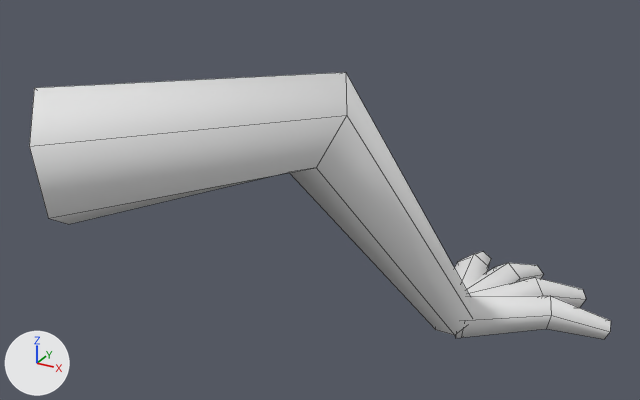
An edit to the FBX model unity/Assets/Art/Models/Sanshouuo_Leg1.fbx, drawn before and after from the same camera.
Camera for both pictures: a 50 mm lens placed at (0.862, -0.813, 0.432), pointed at (0.255, 0.292, -0.12). Every picture has the same lights, and +X, +Y and +Z are marked at lower left. The picture after the commit comes second. Mesh edges are drawn as thin lines. Where no turn or scale is listed for an object, it has been applied to the vertices.

The first picture shows 'Sanshouuo_Leg1'.
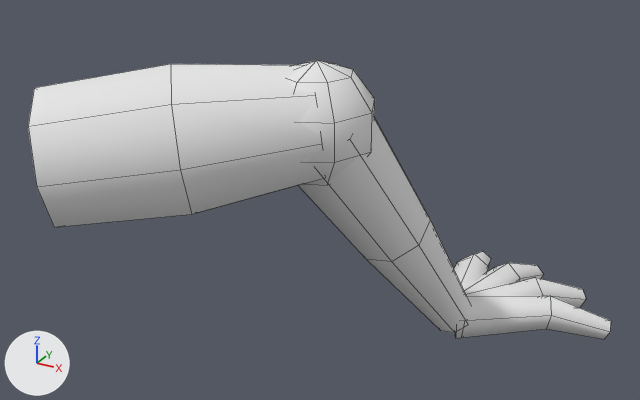
Scene script edits in JSON lines:
```json
{"block": "me_sanshouuo_leg1", "where": "# used by ob_sanshouuo_leg1; location = (0.0, 0.0, 0.0)"}
{"op": "remove", "block": "me_sanshouuo_leg1", "code": "me_sanshouuo_leg1.from_pydata(...)  # 78 vertices, 52 faces; spans x -0.053..0.672, y -0.075..0.712, z -0.394..0.109"}
{"op": "add", "block": "me_sanshouuo_leg1", "code": "me_sanshouuo_leg1.from_pydata(...)  # 142 vertices, 112 faces; spans x -0.055..0.672, y -0.083..0.712, z -0.394..0.128"}
{"block": "me_sanshouuo_leg1", "change": "me_sanshouuo_leg1 part 1: a new loose piece, a UV sphere (8 segments, 5 rings, poles along z) spanning x 0.216..0.384, y 0.116..0.284, z -0.048..0.128, in mat_vertexcolor (white #e7e7e7)"}
{"block": "me_sanshouuo_leg1", "change": "me_sanshouuo_leg1 part 2: a new loose piece of 24 vertices spanning x 0.23..0.461, y 0.135..0.479, z -0.38..0.085, in mat_vertexcolor (white #e7e7e7)"}
{"block": "me_sanshouuo_leg1", "change": "me_sanshouuo_leg1 part 3"}
{"block": "me_sanshouuo_leg1", "change": "14 vertices are removed from x -0.053..0.468, y -0.075..0.483, z -0.382..0.077"}
{"block": "me_sanshouuo_leg1", "change": "12 faces are deleted"}
{"block": "me_sanshouuo_leg1", "change": "2 vertices move from x 0.27..0.33, y 0.174..0.226, z -0.029..0.109 to x 0.14..0.16, y 0.093..0.107, z -0.087..0.127"}
{"block": "me_sanshouuo_leg1", "change": "20 vertices are added at x -0.055..0.345, y -0.083..0.268, z -0.07..0.121"}
{"block": "me_sanshouuo_leg1", "change": "16 new faces join them"}
```

Where the change shows, as pixel boxes (x1, y1, x2, y2) in the pictures (640 x 400 px; the box of a moved part takes in the faces that stretch with it):
```json
{"object": "Sanshouuo_Leg1", "change": "reshaped", "before": [29, 72, 611, 339], "after": [28, 60, 611, 339]}
{"part": 1, "of": "me_sanshouuo_leg1", "change": "added", "after": [289, 60, 375, 185]}
{"part": 2, "of": "me_sanshouuo_leg1", "change": "added", "after": [298, 116, 471, 333]}
{"part": 3, "of": "me_sanshouuo_leg1", "change": "moved or reshaped", "before": [29, 72, 471, 335], "after": [28, 64, 323, 227]}
```
